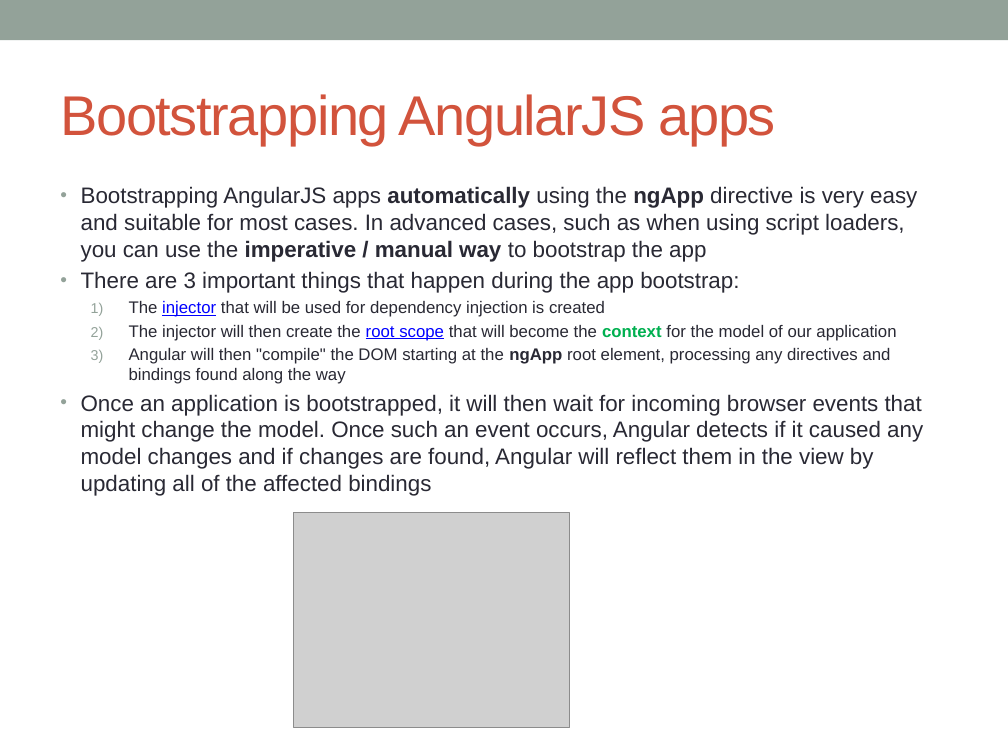
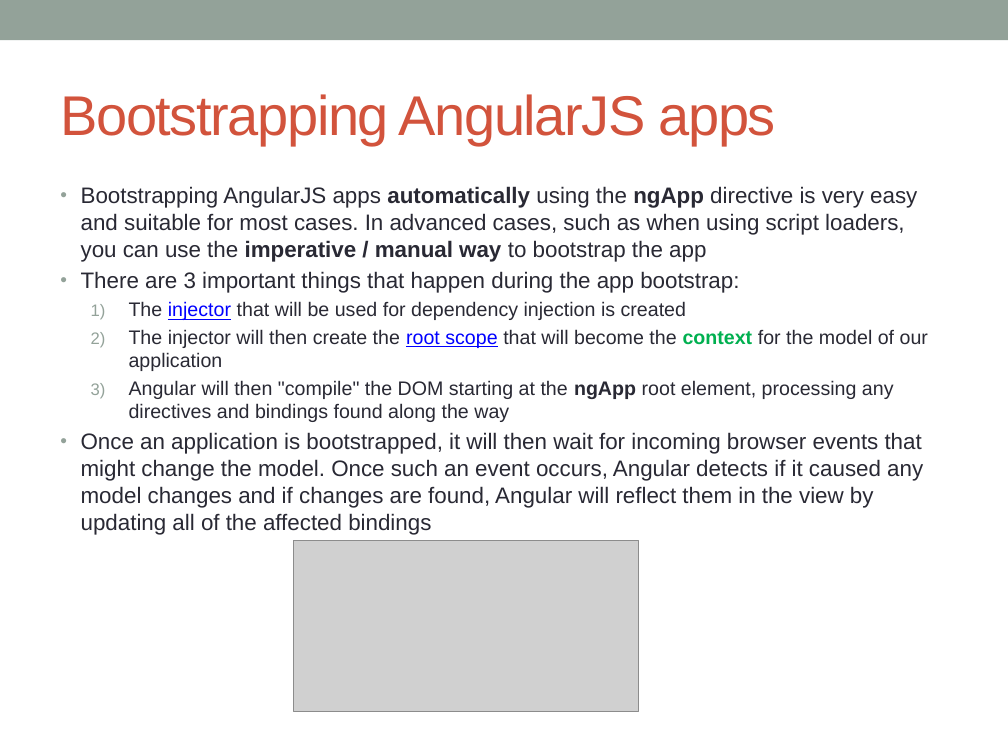
Before and after one commit to notionquest/ProjectDocumentation, a slide deck: slide 8 of AngularJS.pptx. Drawn at 1008x756 pixels with LibreOffice and Linux fonts; fonts in the diff are those of the drawing; grey boxes stand for pictures. Boxes give left, top, right and bottom in pixels: in the first picture for what was removed or moved away, otherwise in the second. Text is boxed around its words. In the diff, an @@ line names an element or a change of style, - is before the commit and + after.

```diff
--- a/AngularJS.pptx
+++ b/AngularJS.pptx
@@ text at <box>129,301,928,422</box>: size 12 to 14 pt in "The injector that will be used for ...", "The injector will then create the root ...", "Angular will then "compile" the DOM starting ..." @@
@@ picture: place and size @@
-picture at <box>293,513,571,728</box>
+picture at <box>293,540,639,712</box>
```
Also in this commit, not shown: 1 other slide changed, 3 slides added, 1 other file.
